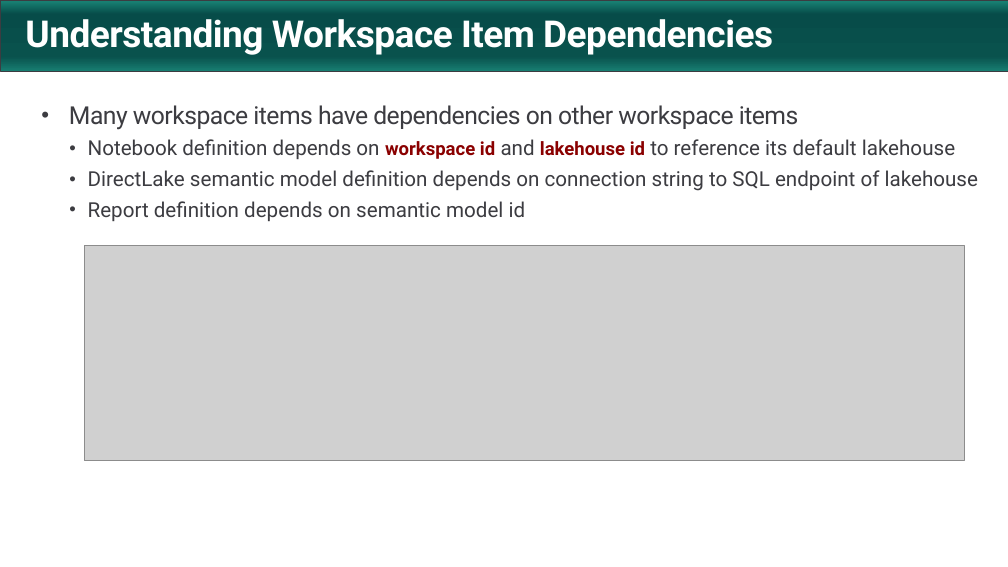
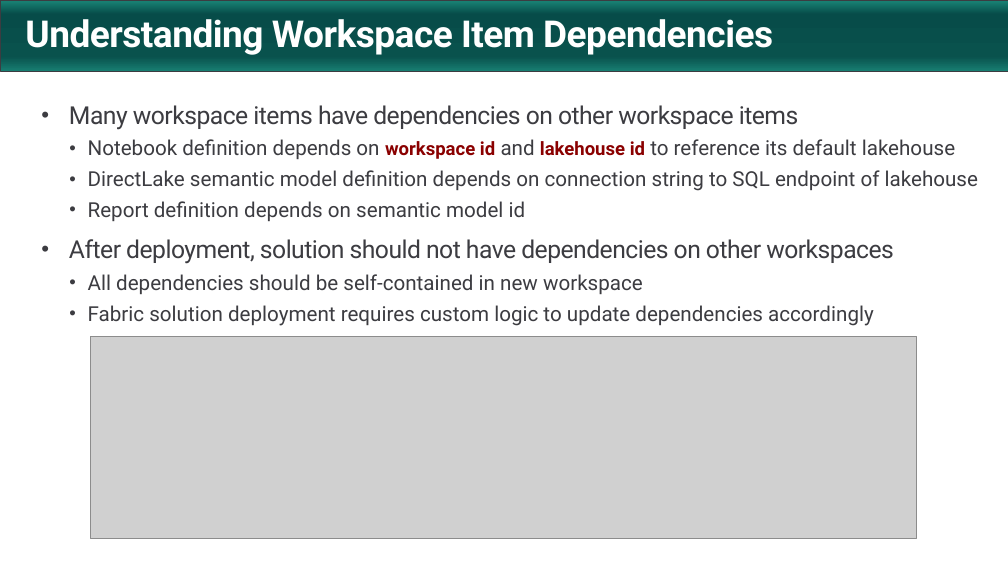
Before and after one commit to FabricDevCamp/FabricSolutionDeployment, a slide deck: slide 12 of docs/Automating Fabric Solution Deployment.pptx (slide 14 before the commit). Drawn at 1008x567 pixels with LibreOffice and Linux fonts; fonts in the diff are those of the drawing; grey boxes stand for pictures; background and template pictures are left out. Boxes give left, top, right and bottom in pixels: in the first picture for what was removed or moved away, otherwise in the second. Text is boxed around its words. In the diff, an @@ line names an element or a change of style, - is before the commit and + after.

```diff
--- a/docs/Automating Fabric Solution Deployment.pptx
+++ b/docs/Automating Fabric Solution Deployment.pptx
@@ text at <box>69,239,894,326</box>: paragraphs added @@
+• After deployment, solution should not have dependencies on other workspaces
+  • All dependencies should be self-contained in new workspace
+  • Fabric solution deployment requires custom logic to update dependencies accordingly
@@ picture: place and size @@
-picture at <box>84,245,964,460</box>
+picture at <box>90,336,917,539</box>
```
Also in this commit, not shown: 9 other slides changed, 23 slides added, 13 slides removed.
